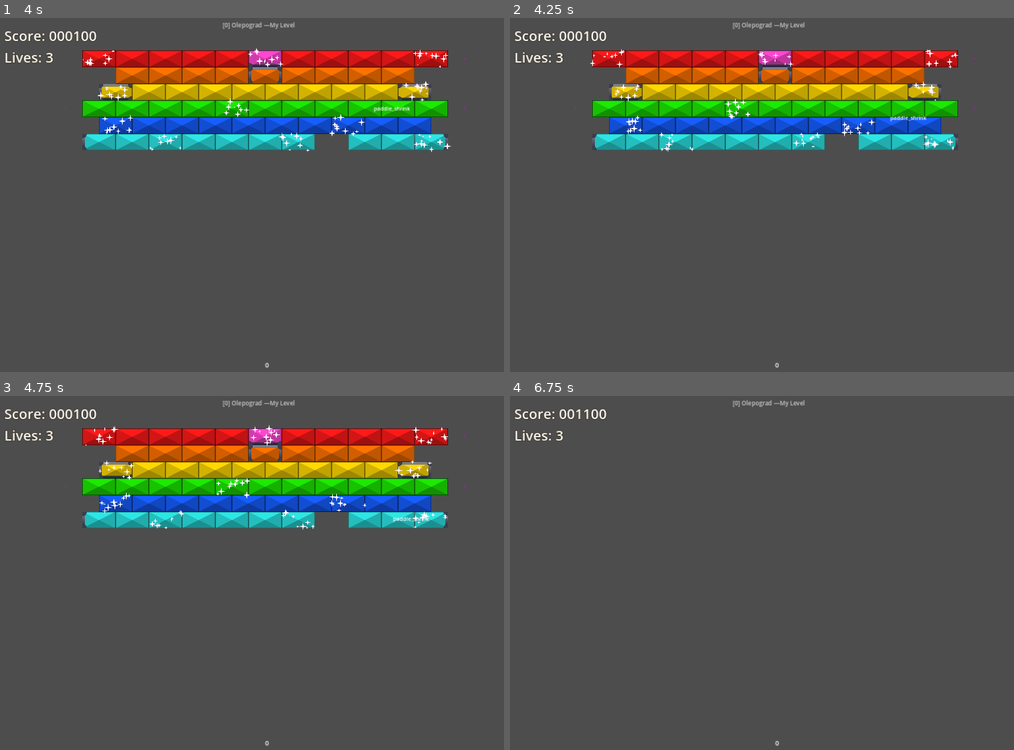
Above: before the commit, frames 1-4 (two rows, left to right).
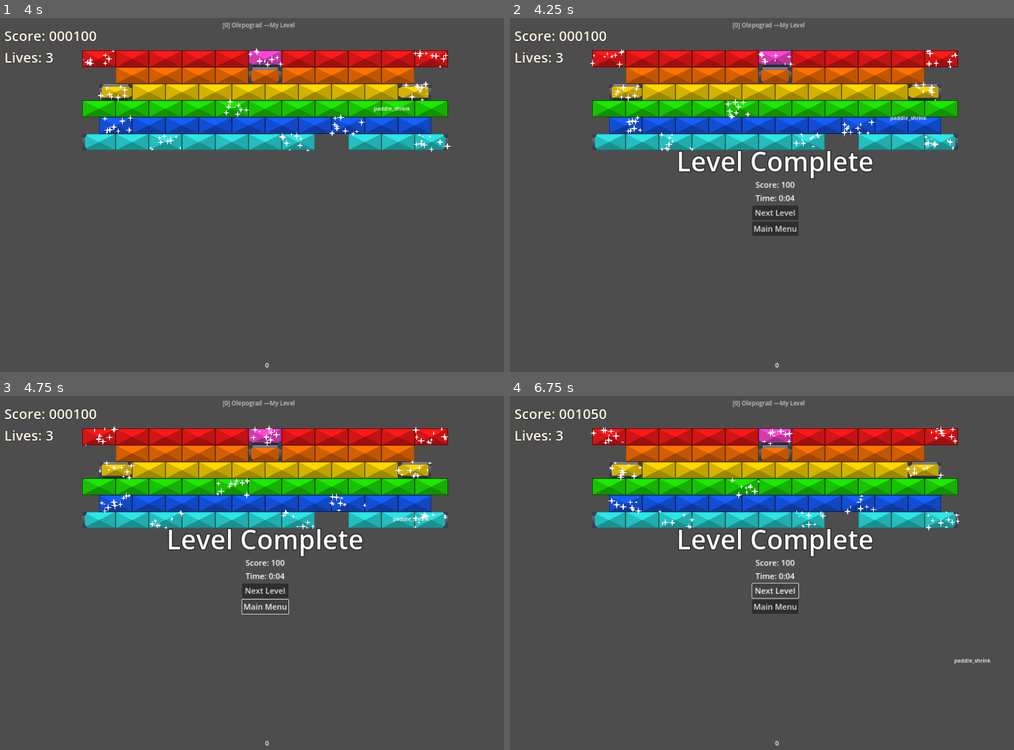
Above: after the commit, the same moments.

Repository: O-39889/brickout
Game: Godot game, scene res://scenes/main_level.tscn
The game is run twice, just before and just after one commit, with the same random seed, the same clock (stepped at 60 frames per second) and the same inputs.
Inputs (mouse positions are in pixels of both pictures, inside the frame that each line leads up to):
- Up to frame 1 (4 s): move the mouse to (292, 195) at 0.52 s; click (292, 195) at 0.67 s; move the mouse to (236, 198) at 1.27 s; click (236, 198) at 1.42 s; move the mouse to (277, 191) at 2.02 s; click (277, 191) at 2.17 s; move the mouse to (257, 202) at 2.77 s; click (257, 202) at 2.92 s; move the mouse to (307, 202) at 3.52 s; click (307, 202) at 3.67 s
- Up to frame 2 (4.25 s): tap F1 (debug_1) at 4.15 s
- Up to frame 3 (4.75 s): click (267, 608) at 4.25 s, where only the run after the commit has a clickable "Main Menu"
- Up to frame 4 (6.75 s): click (777, 590) at 5 s, where only the run after the commit has a clickable "Next Level"; click (777, 590) at 5.75 s, where only the run after the commit has a clickable "Next Level"; click (777, 590) at 6.5 s, where only the run after the commit has a clickable "Next Level"

Frame 1 is identical in both runs. In frame 2, 1.8% of the frame differs, in the area x 33-73%, y 37-62%; in frame 3, 1.6%; in frame 4, 21%, in the area x 12-96%, y 3-76%.

Commit message:
Adjust some level clear-related code

Diff:
--- a/scenes/gui/level_clear.tscn
+++ b/scenes/gui/level_clear.tscn
@@ -1,6 +1,7 @@
-[gd_scene load_steps=3 format=3 uid="uid://cex7tbpf2a3i2"]
+[gd_scene load_steps=4 format=3 uid="uid://cex7tbpf2a3i2"]
 
 [ext_resource type="Theme" uid="uid://disr836qacj33" path="res://resources/gui_theme.tres" id="1_0qekg"]
+[ext_resource type="Script" path="res://scripts/gui_level_clear.gd" id="1_3euap"]
 
 [sub_resource type="LabelSettings" id="LabelSettings_6x34w"]
 font_size = 80
@@ -9,10 +10,12 @@
 
 [node name="LevelClear" type="Control"]
 layout_mode = 3
+anchors_preset = 15
 anchor_right = 1.0
 anchor_bottom = 1.0
 grow_horizontal = 2
 grow_vertical = 2
+script = ExtResource("1_3euap")
 
 [node name="Label" type="Label" parent="."]
 layout_mode = 1
@@ -23,7 +26,7 @@
 anchor_bottom = 0.4
 grow_horizontal = 2
 grow_vertical = 2
-text = "Skibidi Toilet"
+text = "Level Complete"
 label_settings = SubResource("LabelSettings_6x34w")
 horizontal_alignment = 1
 
--- a/scripts/Level.gd
+++ b/scripts/Level.gd
@@ -52,12 +52,15 @@
 	brick_component = find_child('BrickComponent');
 	if brick_component:
 		brick_component.level = self;
+
 	powerup_component = find_child('PowerupComponent');
 	if powerup_component:
 		powerup_component.level = self;
+
 	ball_component = find_child('BallComponent');
 	if ball_component:
 		ball_component.level = self;
+
 	paddle = find_child('Paddle');
 	if paddle:
 		paddle.level = self;
--- /dev/null
+++ b/scripts/gui_level_clear.gd
@@ -0,0 +1,7 @@
+class_name LevelClearGUI extends Control;
+
+
+@onready var score_lbl : Label = $VBoxContainer/ScoreFinal;
+@onready var time_lbl : Label = $VBoxContainer/TimeFinal;
+@onready var next_btn : Button = $VBoxContainer/NextLevel;
+@onready var menu_btn : Button = $VBoxContainer/MainMenu;
--- a/scripts/level_gui.gd
+++ b/scripts/level_gui.gd
@@ -1,12 +1,16 @@
-extends CanvasLayer;
+class_name LevelGUI extends CanvasLayer;
 # This entire script looks horrible. My goodness gracious!
+
 
 const COUNTER_UPDATE_FREQUENCY = 0.016; # poka chto
 const COUNTER_CHANGE_PER_UPDATE = 10;
 
 
+var level : MainLevel;
 var score_counter : float = 0.0;
 var score_countdown_active : bool = false;
+var clear_gui : LevelClearGUI;
+
 @onready var old_lives : int = GameProgression.lives;
 
 @onready var score_label : Label = $Regular/Score;
@@ -20,20 +24,40 @@
 @onready var target_display_score : int = current_display_score;
 
 
+func _ready():
+	EventBus.score_changed.connect(_on_score_changed);
+	EventBus.lives_changed.connect(_on_lives_changed);
+	set_lives_label();
+	set_score_label();
+
+
+func show_level_clear():
+	if clear_gui == null:
+		clear_gui = load('res://scenes/gui/level_clear.tscn').instantiate();
+		add_child(clear_gui);
+		var seconds_total = int(level.time_passed);
+		var seconds_show = seconds_total % 60;
+		var minutes_show = (seconds_total - seconds_show) / 60;
+		clear_gui.time_lbl.text = 'Time: %01d:%02d' % [minutes_show, seconds_show];
+		clear_gui.score_lbl.text = 'Score: %d' % level.points_earned;
+		clear_gui.next_btn.pressed.connect(next_level);
+		clear_gui.menu_btn.pressed.connect(main_menu);
+
+
+func next_level():
+	pass
+
+
+func main_menu():
+	pass
+
+
 func set_score_label():
 	score_label.text = 'Score: ' + ('%06d' % current_display_score);
 
 
 func set_lives_label():
 	lives_label.text = 'Lives: ' + str(GameProgression.lives);
-
-
-# Called when the node enters the scene tree for the first time.
-func _ready():
-	EventBus.score_changed.connect(_on_score_changed);
-	EventBus.lives_changed.connect(_on_lives_changed);
-	set_lives_label();
-	set_score_label();
 
 
 func _process(delta):
@@ -55,7 +79,7 @@
 		score_countdown_active = false;
 
 
-func _on_score_changed():
+func _on_score_changed(_amount: int):
 	target_display_score = GameProgression.score;
 	score_countdown_active = true;
 
--- a/scripts/main_level.gd
+++ b/scripts/main_level.gd
@@ -7,13 +7,26 @@
 @export var level_name : String = 'New Level';
 @export var level_author : String = 'Someone';
 
+var barrier : Barrier;
+var points_earned : int = 0;
+var time_passed : float = 0.0;
 
-var barrier : Barrier;
+var gui : LevelGUI;
+
+
+func _enter_tree():
+	super();
+	gui = find_child('GUI');
+	if gui:
+		gui.level = self;
 
 
 func _ready():
 	EventBus.ball_lost.connect(handle_ball_lost);
 	EventBus.barrier_hit.connect(_on_barrier_hit);
+	EventBus.score_changed.connect(func(amount: int):
+		if not cleared:
+			points_earned += amount);
 	# actually no, we'll need another signal on bullet collision just so that
 	# we can handle the cases where it just bonks into the top wall
 	EventBus.projectile_collided.connect(_on_projectile_collided);
@@ -59,6 +72,8 @@
 
 
 func handle_life_lost():
+	if cleared:
+		return;
 	await get_tree().physics_frame;
 	if life_lost_check():
 		reset_level();
@@ -101,14 +116,24 @@
 
 
 func finish():
+	if cleared:
+		return;
 	cleared = true;
+	mouse_captured = false;
 	EventBus.level_cleared.emit();
+	gui.show_level_clear();
 	await get_tree().create_timer(1.0).timeout;
 	for ball : Ball in get_tree().get_nodes_in_group(&'balls'):
 		GameProgression.score += 1000;
 		await get_tree().create_timer(0.5).timeout;
 	await get_tree().create_timer(1.0).timeout;
-	get_tree().reload_current_scene();
+	get_tree().physics_frame.connect(func():
+		if randf() < 0.0001:
+			get_tree().reload_current_scene())
+
+
+func _physics_process(delta):
+	time_passed += delta;
 
 
 func _on_projectile_collided(_projectile: Projectile, with: CollisionObject2D):
--- a/scripts/singletons/event_bus.gd
+++ b/scripts/singletons/event_bus.gd
@@ -16,7 +16,7 @@
 
 signal powerup_collected(powerup: Powerup);
 
-signal score_changed;
+signal score_changed(amount: int);
 
 signal life_lost;
 signal lives_changed;
--- a/scripts/singletons/game_progression.gd
+++ b/scripts/singletons/game_progression.gd
@@ -5,16 +5,21 @@
 # new life
 const EXTRA_LIFE_MULTIPLIER : int = 25000;
 
+var level_campaign := [];
+var current_level : MainLevel;
+var current_level_idx : int = 0;
+
 
 @onready var score : int = 0:
 	get:
 		return score;
 	set(value):
+		var old_val = score;
 		score = maxi(value, 0);
 		if score >= (extra_lives_earned + 1) * EXTRA_LIFE_MULTIPLIER:
 			lives += 1;
 			extra_lives_earned += 1;
-		EventBus.score_changed.emit();
+		EventBus.score_changed.emit(score - old_val);
 
 @onready var lives : int = 3:
 	get:
